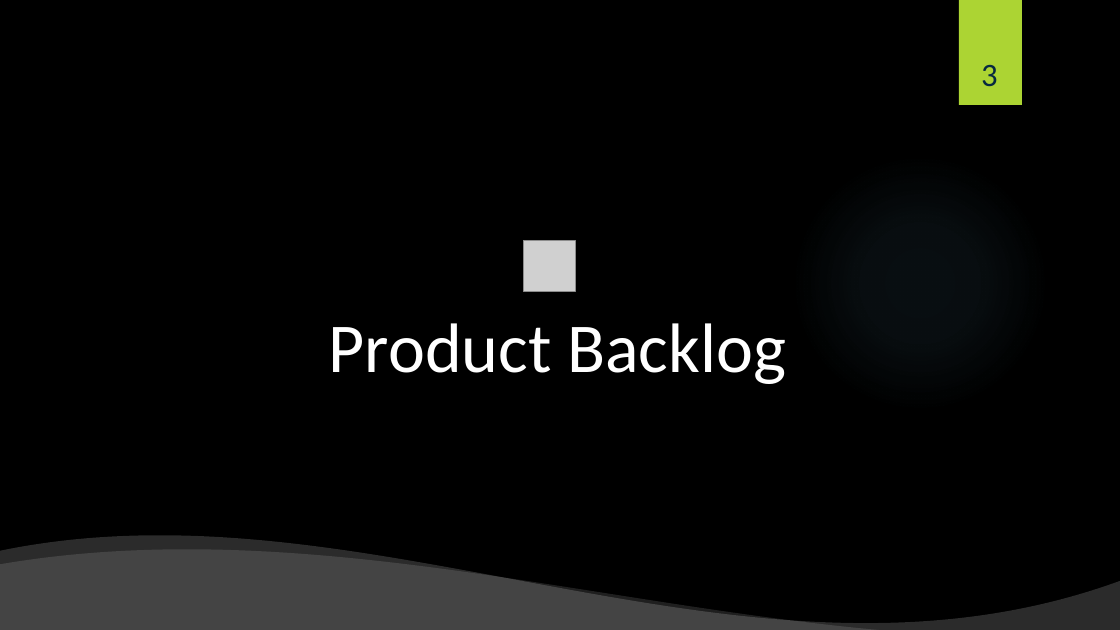
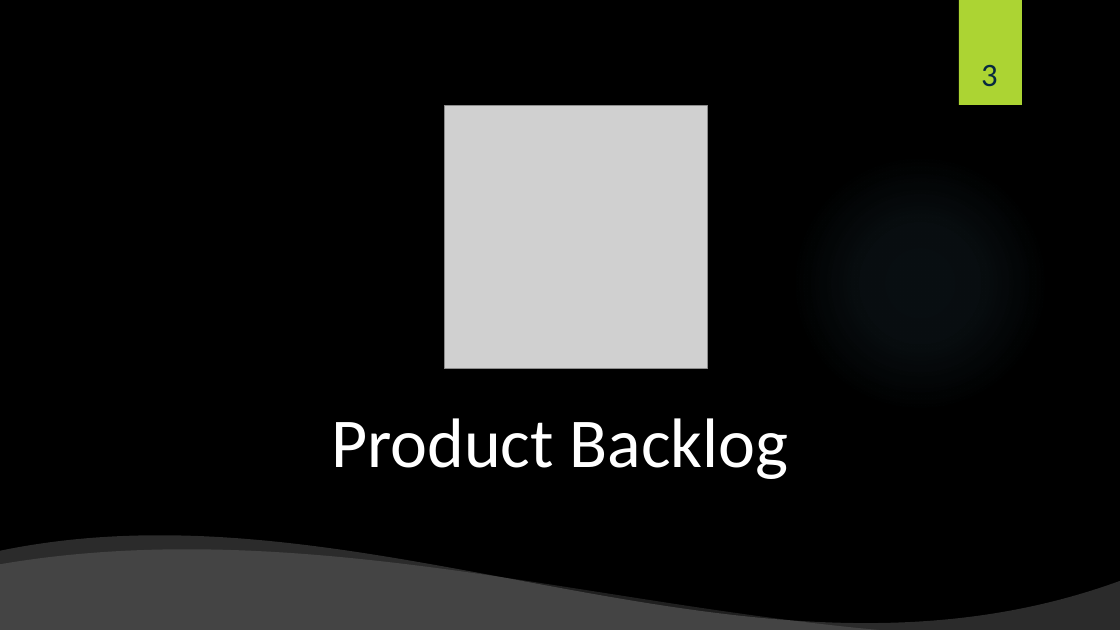
Before and after one commit to shiftlyapp/Shiftly, a slide deck: slide 3 of Backlog.pptx. Drawn at 1120x630 pixels with LibreOffice and Linux fonts; fonts in the diff are those of the drawing; grey boxes stand for pictures; background and template pictures are left out. Boxes give left, top, right and bottom in pixels: in the first picture for what was removed or moved away, otherwise in the second. Text is boxed around its words. In the diff, an @@ line names an element or a change of style, - is before the commit and + after.

```diff
--- a/Backlog.pptx
+++ b/Backlog.pptx
@@ picture added at [444, 106, 707, 369] @@
@@ picture removed at [523, 240, 575, 292] @@
@@ title "Product Backlog": place and size @@
-title "Product Backlog" at [329, 323, 786, 384]
+title "Product Backlog" at [331, 418, 789, 479]
```
Also in this commit, not shown: 17 other slides changed, 5 slides removed.
